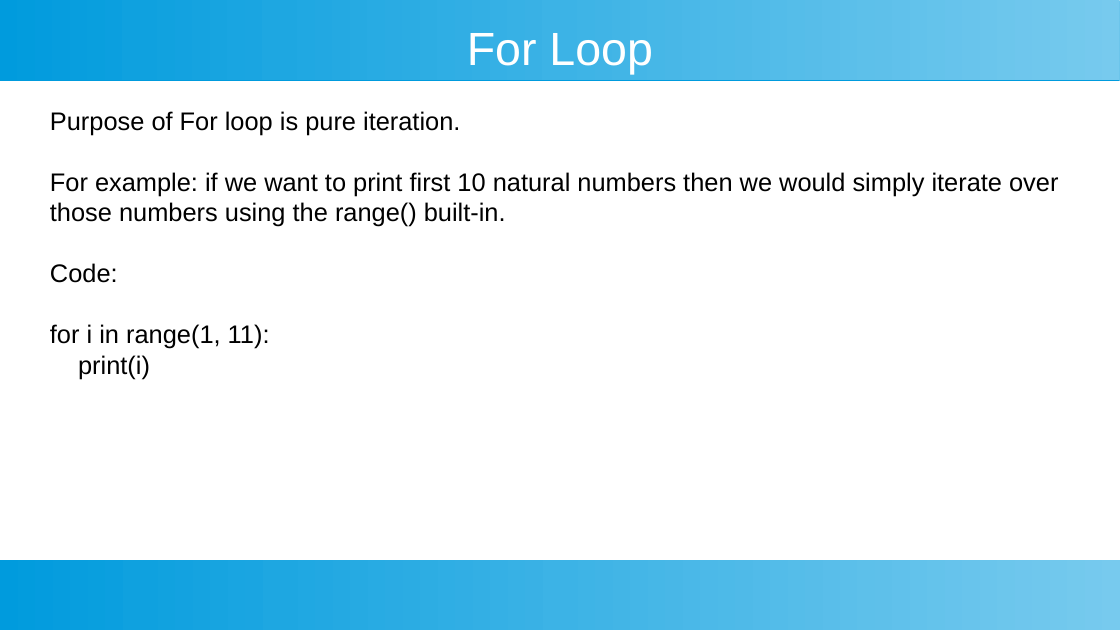
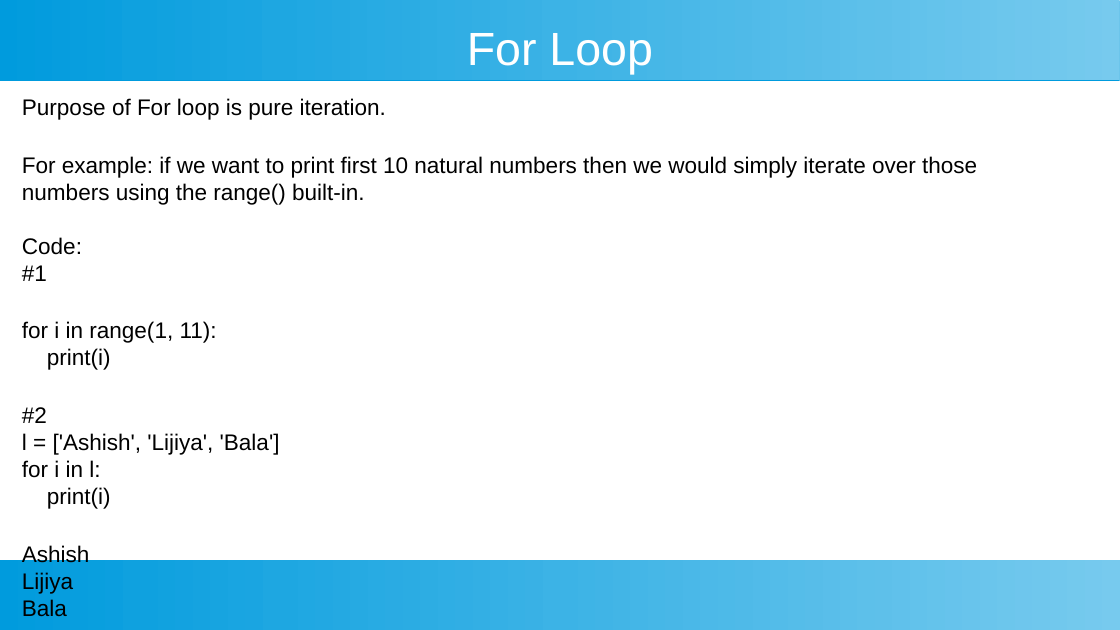
Before and after one commit to ashishjain1547/public_lessons_in_python, a slide deck: slide 8 of Ch 15 - If, Else, For, While/For Loop and While Loop.odp (slide 2 before the commit). Drawn at 1120x630 pixels with LibreOffice and Linux fonts; fonts in the diff are those of the drawing. Boxes give left, top, right and bottom in pixels: in the first picture for what was removed or moved away, otherwise in the second. Text is boxed around its words. In the diff, an @@ line names an element or a change of style, - is before the commit and + after.

```diff
--- a/Ch 15 - If, Else, For, While/For Loop and While Loop.odp
+++ b/Ch 15 - If, Else, For, While/For Loop and While Loop.odp
@@ text "Purpose of For loop is ...": place and size @@
-text "Purpose of For loop is ..." at [50, 111, 1058, 379]
+text "Purpose of For loop is ..." at [22, 98, 977, 594]
@@ text at [22, 98, 977, 370]: size 18 to 16 pt in "Purpose of For loop is pure iteration.", "For example: if we want to print ...", "Code:", "for i in range(1, 11):" and 1 more places @@
@@ text at [22, 265, 47, 281]: paragraph added @@
+#1
@@ text at [22, 407, 280, 594]: paragraphs added @@
+#2
+l = ['Ashish', 'Lijiya', 'Bala']
+for i in l:
+print(i)
+Ashish
+Lijiya
+Bala
```
Also in this commit, not shown: 1 other slide changed, 9 slides added, 45 other files.
